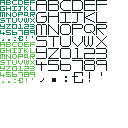
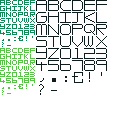
Layers edited between the first and the second 128 × 128 image:
painted on "Layer #1" over (0, 42, 57, 95)
